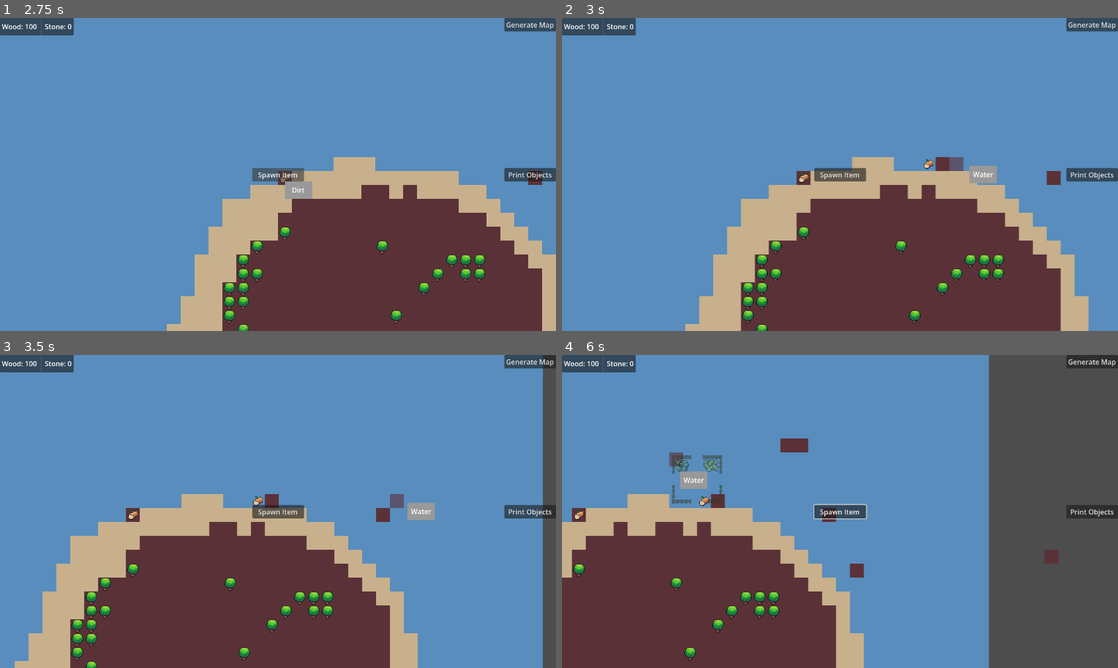
Above: before the commit, frames 1-4 (two rows, left to right).
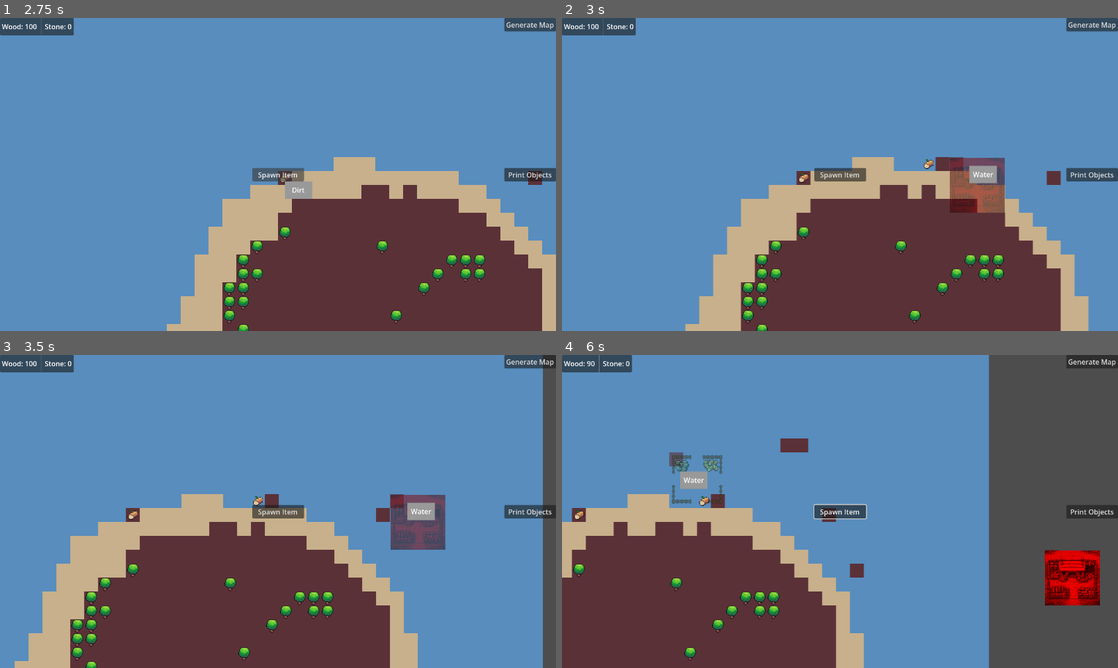
Above: after the commit, the same moments.

Repository: ColdTerror/Core-and-Conveyor
Game: Godot game, scene res://scenes/level.tscn
Same seed, same stepped clock (60 frames per second), same inputs: the game is played once before the commit and once after it. The engine's default icon, where the game draws it, is replaced by a stand-in: a white triangle on a blue panel in a dark square.
Inputs (mouse positions are in pixels of both pictures, inside the frame that each line leads up to):
- Up to frame 1 (2.75 s): click "Generate Map" at 0.5 s; click "Print Objects" at 1.25 s; click "Spawn Item" at 2 s
- Up to frame 2 (3 s): tap Enter at 2.75 s; move the mouse to (962, 158) at 2.77 s; hold Right (ui_right) from 2.78 s (still down); hold M from 2.78 s (still down); click (962, 158) at 2.92 s
- Up to frame 3 (3.5 s): keep holding Right (ui_right); keep holding M
- Up to frame 4 (6 s): release Right (ui_right) at 3.5 s; release M at 3.5 s; drag from (728, 527) to (812, 574) at 3.52 s; click (812, 574) at 4.25 s; move the mouse to (895, 442) at 4.27 s; hold Right (ui_right) 4.28-5 s; hold M 4.28-5 s; click (895, 442) at 4.35 s; drag from (812, 574) to (673, 464) at 5.02 s; click (673, 464) at 5.75 s; move the mouse to (1006, 558) at 5.77 s; hold Left (ui_left) from 5.78 s (still down); hold P from 5.78 s (still down)

Frame 1 is identical in both runs. In frame 2, 1.5% of the frame differs, in the area x 69-80%, y 44-63%; in frame 3, 1.5%; in frame 4, 1.8%, in the area x 4-97%, y 0-80%.

Commit message:
added a sawmill building with a plank recipe
can now place a sawmill building with m that takes logs and outputs planks (SPRITE TBD) (OUTPUT BROKEN)

Diff:
--- /dev/null
+++ b/resources/items/plank.tres
@@ -0,0 +1,11 @@
+[gd_resource type="Resource" script_class="ItemResource" format=3 uid="uid://cnhueyxniv0a7"]
+
+[ext_resource type="Script" uid="uid://c1ggtlkymktgi" path="res://resources/items/ItemResource.gd" id="1_fqw36"]
+[ext_resource type="Texture2D" uid="uid://dyn5ycc3vykgb" path="res://icon.svg" id="2_uedmx"]
+
+[resource]
+script = ExtResource("1_fqw36")
+display_name = "Plank"
+texture = ExtResource("2_uedmx")
+description = "Wooden Plank"
+metadata/_custom_type_script = "uid://c1ggtlkymktgi"
--- /dev/null
+++ b/resources/recipes/sawmill_plank_recipe.tres
@@ -0,0 +1,12 @@
+[gd_resource type="Resource" script_class="RecipeResource" format=3 uid="uid://bx2kdsrebhihj"]
+
+[ext_resource type="Resource" uid="uid://cn8jh6p0ykffa" path="res://resources/items/wood.tres" id="1_m61lq"]
+[ext_resource type="Resource" uid="uid://cnhueyxniv0a7" path="res://resources/items/plank.tres" id="2_defpu"]
+[ext_resource type="Script" uid="uid://cklg1indprsb3" path="res://resources/recipes/recipe_resource.gd" id="3_itvia"]
+
+[resource]
+script = ExtResource("3_itvia")
+recipe_name = "Plank Recipe"
+input_item = ExtResource("1_m61lq")
+output_item = ExtResource("2_defpu")
+metadata/_custom_type_script = "uid://cklg1indprsb3"
--- a/scenes/level.tscn
+++ b/scenes/level.tscn
@@ -19,6 +19,7 @@
 [ext_resource type="PackedScene" uid="uid://cs65262rv84b4" path="res://scenes/stockpile_building.tscn" id="14_ux5qa"]
 [ext_resource type="PackedScene" uid="uid://dupuw0x1fcxf2" path="res://scenes/lumberjack_building.tscn" id="15_8gofh"]
 [ext_resource type="Script" uid="uid://y8ifotnqs7ch" path="res://scripts/building/building_manager.gd" id="15_gunhw"]
+[ext_resource type="PackedScene" uid="uid://b72vyugc0vaax" path="res://scenes/sawmill_building.tscn" id="16_pqd0y"]
 [ext_resource type="PackedScene" uid="uid://2067p75ou047" path="res://scenes/building_hover_popup.tscn" id="18_82cfe"]
 [ext_resource type="PackedScene" uid="uid://3nhjwgrvtktn" path="res://scenes/game_ui.tscn" id="21_h6wmr"]
 
@@ -34,6 +35,7 @@
 item_scene = ExtResource("13_arp2o")
 stockpile_scene = ExtResource("14_ux5qa")
 lumberjack_scene = ExtResource("15_8gofh")
+sawmill_scene = ExtResource("16_pqd0y")
 
 [node name="Camera2D" type="Camera2D" parent="." unique_id=1939464240]
 position = Vector2(640, 360)
--- /dev/null
+++ b/scenes/sawmill_building.tscn
@@ -0,0 +1,32 @@
+[gd_scene format=3 uid="uid://b72vyugc0vaax"]
+
+[ext_resource type="Script" uid="uid://b38bbdwg8gt5r" path="res://scripts/building/processor_building.gd" id="1_1l473"]
+[ext_resource type="Resource" uid="uid://bx2kdsrebhihj" path="res://resources/recipes/sawmill_plank_recipe.tres" id="2_bsvfy"]
+[ext_resource type="PackedScene" uid="uid://dh3njqr7x7ls7" path="res://scenes/item.tscn" id="3_54i5s"]
+[ext_resource type="Texture2D" uid="uid://r4ptpn5bnwmd" path="res://assets/Buildings.png" id="4_l8ny5"]
+
+[sub_resource type="RectangleShape2D" id="RectangleShape2D_0p6bf"]
+size = Vector2(128, 128)
+
+[node name="SawmillBuilding" type="Node2D" unique_id=2042910788]
+script = ExtResource("1_1l473")
+recipe = ExtResource("2_bsvfy")
+generic_item_scene = ExtResource("3_54i5s")
+building_name = "Sawmill"
+size = Vector2i(4, 4)
+
+[node name="Sprite2D" type="Sprite2D" parent="." unique_id=1104015182]
+modulate = Color(1, 0, 0, 1)
+self_modulate = Color(1, 0, 0, 1)
+texture = ExtResource("4_l8ny5")
+region_enabled = true
+region_rect = Rect2(128, 128, 128, 128)
+
+[node name="Area2D" type="Area2D" parent="." unique_id=803807135]
+
+[node name="CollisionShape2D" type="CollisionShape2D" parent="Area2D" unique_id=1856652810]
+shape = SubResource("RectangleShape2D_0p6bf")
+
+[node name="Line2D" type="Line2D" parent="." unique_id=1388375912]
+width = 2.0
+default_color = Color(0.8211179, 0, 0.4125038, 1)
--- a/scripts/Level.gd
+++ b/scripts/Level.gd
@@ -43,6 +43,7 @@
 
 @export var stockpile_scene: PackedScene
 @export var lumberjack_scene: PackedScene
+@export var sawmill_scene: PackedScene
 
 @onready var building_manager: BuildingManager = $BuildingManager
 
@@ -448,7 +449,11 @@
 			building_manager.start_placing(lumberjack_scene)
 		else:
 			print("Error: Lumberjack scene not assigned in Level Inspector")
-
+	elif Input.is_key_pressed(KEY_M): # Press 'L' to build Lumberjack Hut
+		if sawmill_scene:
+			building_manager.start_placing(sawmill_scene)
+		else:
+			print("Error: sawmill scene not assigned in Level Inspector")
 	if event.is_action_pressed("ui_left"):
 		building_manager.confirm_placement()
 	elif event.is_action_pressed("ui_right"):
